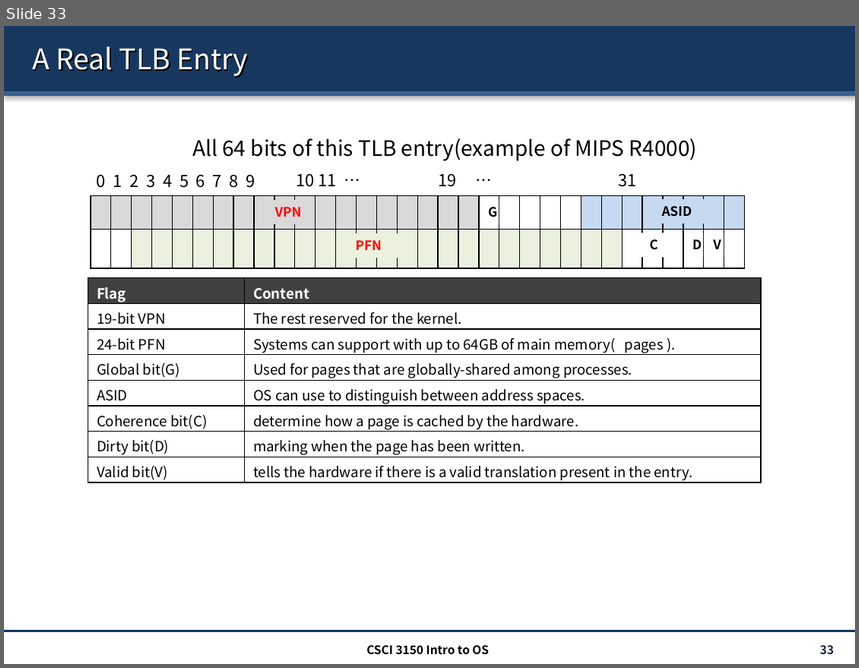
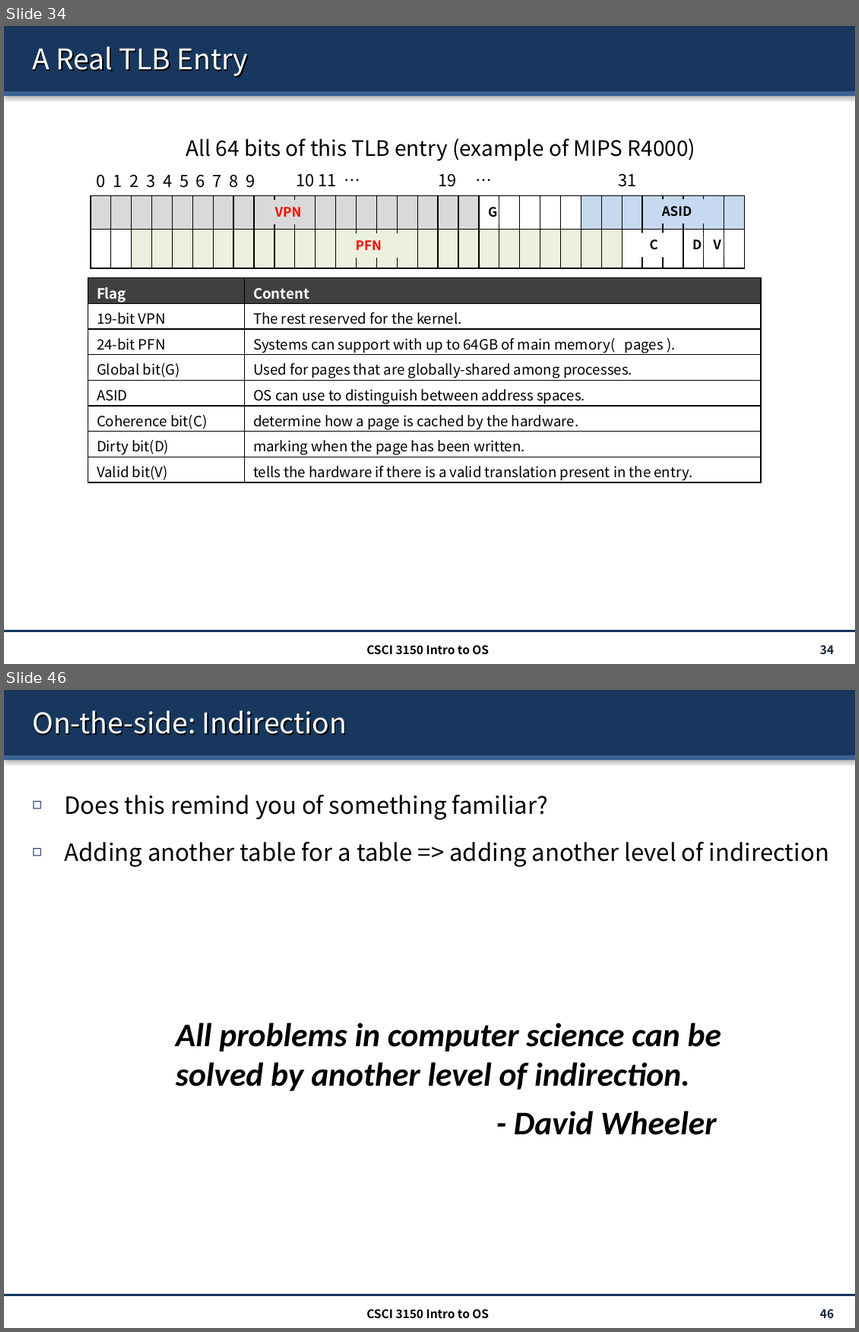
Before and after one commit to henryhxu/CSCI3150, a slide deck: lecture/lec11_paging.pptx. Shown one above the other, each under a label of ours: slide 33 before the commit, slides 34 and 46 after it; the slides between them are not shown. The pictures are 859x668 and 859x1332 pixels, drawn with LibreOffice and Linux fonts; fonts in the diff are those of the drawing. Boxes give left, top, right and bottom in pixels: in the first picture for what was removed or moved away, otherwise in the second. Text is boxed around its words. In the diff, an @@ line names an element or a change of style, - is before the commit and + after.

```diff
--- a/lecture/lec11_paging.pptx
+++ b/lecture/lec11_paging.pptx
@@ slide 46 added at (4,690,855,1328), background #FFFFFF; not listed: 3 template elements that a slide beside it also shows @@
@@ title added at (32,711,347,736), 24 pt, text #FFFFFF @@
+On-the-side: Indirection
@@ text added at (64,795,829,867), 20 pt, text #000000 @@
+◻ Does this remind you of something familiar?
+◻ Adding another table for a table => adding another level of indirection
@@ text added at (176,1023,721,1091), 28 pt, text #000000, bold, italic @@
+All problems in computer science can be solved by another level of indirection.
@@ text added at (514,1111,716,1135), 28 pt, text #000000, bold, italic @@
+- David Wheeler
@@ text added at (367,1309,489,1319), 10 pt, text #000000, bold @@
+CSCI 3150 Intro to OS
@@ page number added at (820,1309,834,1319), 10 pt, text #0F243E, bold @@
+46
@@ what was slide 33 is now slide 34 @@
@@ slide 34 changed as well @@
@@ text at (186,138,696,161): spaces changed @@
-All 64 bits of this TLB entry(example of MIPS R4000)
+All 64 bits of this TLB entry (example of MIPS R4000)
@@ page number at (820,645,834,655): text changed @@
-33
+34
```
Also in this commit, not shown: 6 other slides changed, 23 other slides added.
